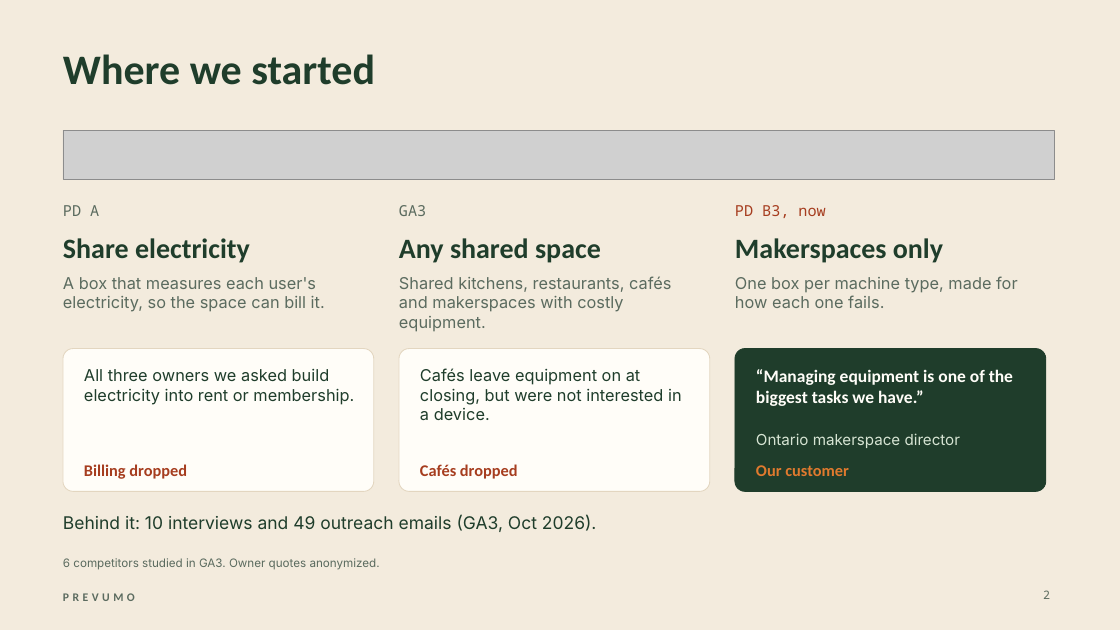
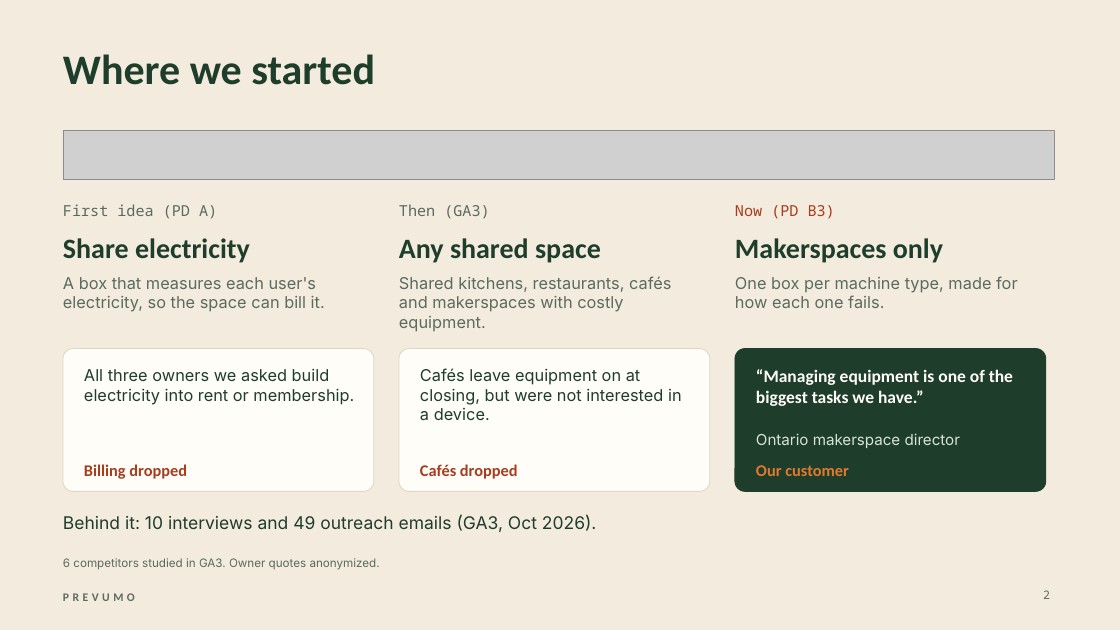
Before and after one commit to WAHB22/wahbs-world, a slide deck: slide 2 of prevumo/deliverables/final/PREVUMO-final.pptx. Drawn at 1120x630 pixels with LibreOffice and Linux fonts; fonts in the diff are those of the drawing; grey boxes stand for pictures. Boxes give left, top, right and bottom in pixels: in the first picture for what was removed or moved away, otherwise in the second. Text is boxed around its words. In the diff, an @@ line names an element or a change of style, - is before the commit and + after.

```diff
--- a/prevumo/deliverables/final/PREVUMO-final.pptx
+++ b/prevumo/deliverables/final/PREVUMO-final.pptx
@@ text at [63, 204, 217, 219]: text changed @@
-PD A
+First idea (PD A)
@@ text at [399, 204, 489, 219]: text changed @@
-GA3
+Then (GA3)
@@ text at [735, 205, 835, 219]: text changed @@
-PD B3, now
+Now (PD B3)
```
Also in this commit, not shown: 7 other slides changed, 11 other files.
